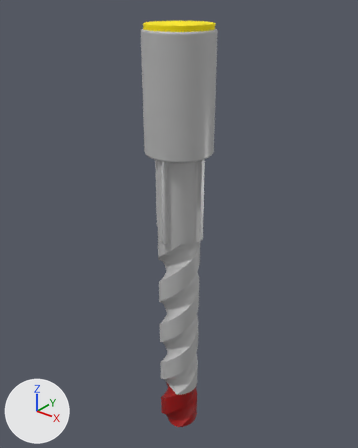
Renders of the glTF model cortador.glb from each side of a commit.
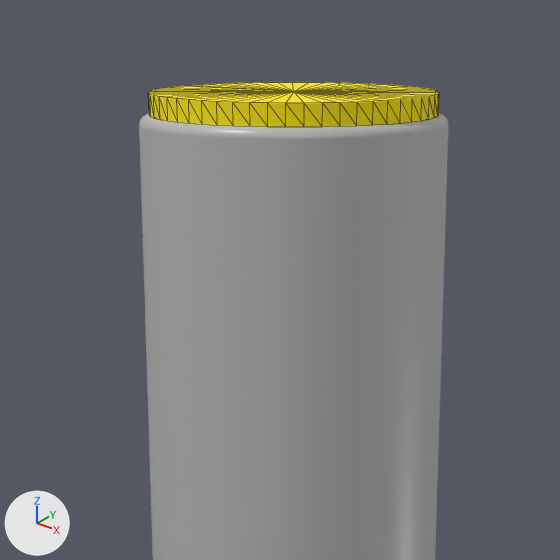
Each version is shown whole from a 50 mm camera at (0.648, -0.81, 1.099) aimed at (-0.024, 0.03, 0.579), then close up on the part from 30% to 69% of the width and 0% to 31% of the height. Lighting does not change. The marker at lower left points along +X, +Y and +Z. The close-ups show mesh edges as thin lines. Where no turn or scale is listed for an object, it has been applied to the vertices.

Before the edit, the objects in view are built like this:
```python
mat_gold = principled_material('Gold')
mat_gold.base_color = (1.0, 0.808, 0.0)  # yellow #ffe800
mat_gold.roughness = 1.0
me_mesh_0 = bpy.data.meshes.new('Mesh_0')
me_mesh_0.from_pydata(...)  # 3469 vertices, 6888 faces; spans x -0.075..0.075, y -0.075..0.075, z 0.0..0.9
me_mesh_0.materials.append(mat_defaultmaterial_2)  # grey #bbbbbb
me_mesh_2 = bpy.data.meshes.new('Mesh_2')
me_mesh_2.from_pydata(...)  # 112 vertices, 216 faces; spans x -0.07..0.07, y -0.07..0.07, z 0.9..0.91
me_mesh_2.materials.append(mat_gold)  # yellow #ffe800
ob_3dgeom_22 = bpy.data.objects.new('3DGeom-22', me_mesh_0)
ob_3dgeom_22.location = (0.0, 0.0, 0.12)
ob_body_3 = bpy.data.objects.new('Body_3', me_mesh_2)
ob_body_3.location = (0.0, 0.0, 0.12)
```
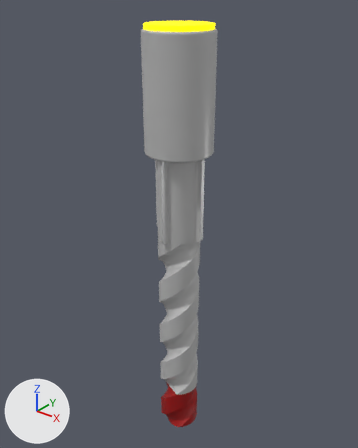
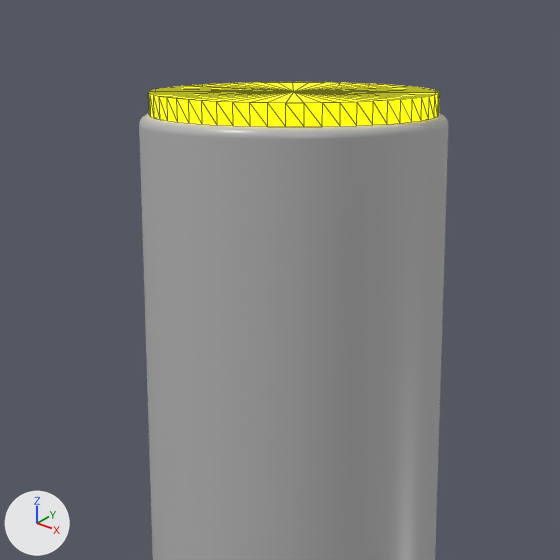
Changed parts and their boxes (x1, y1, x2, y2) in the close-ups (560 x 560 px):
'Body_3', recoloured, surface changed
    both: (148, 82, 440, 127)

The edits, one by one:
In material 'Gold' (mat_gold), emission_color is now set to (1.0, 0.808, 0.0), yellow #ffe800.
In material 'Gold' (mat_gold), emission_strength is now set to 1.0.
